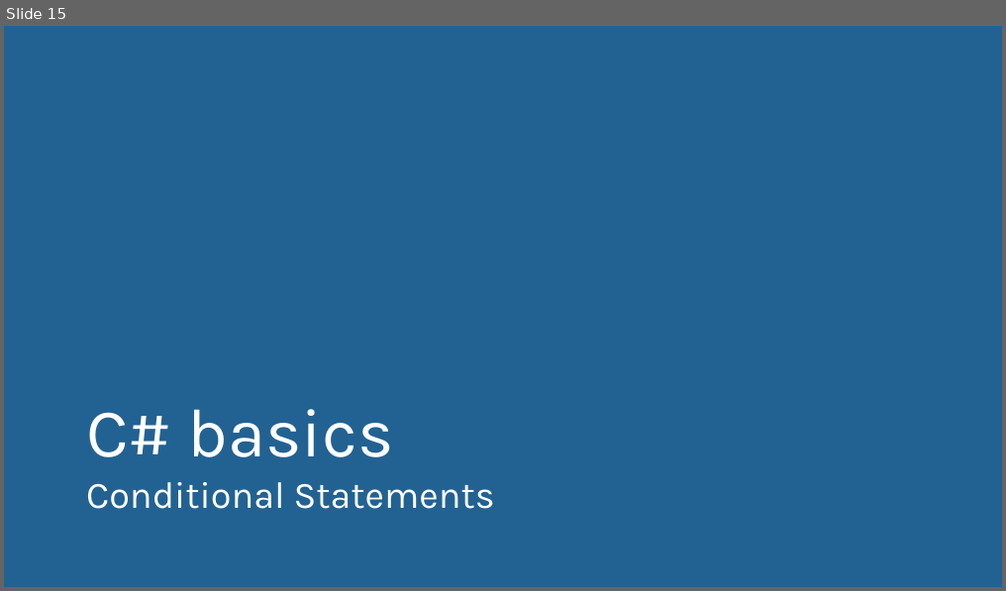
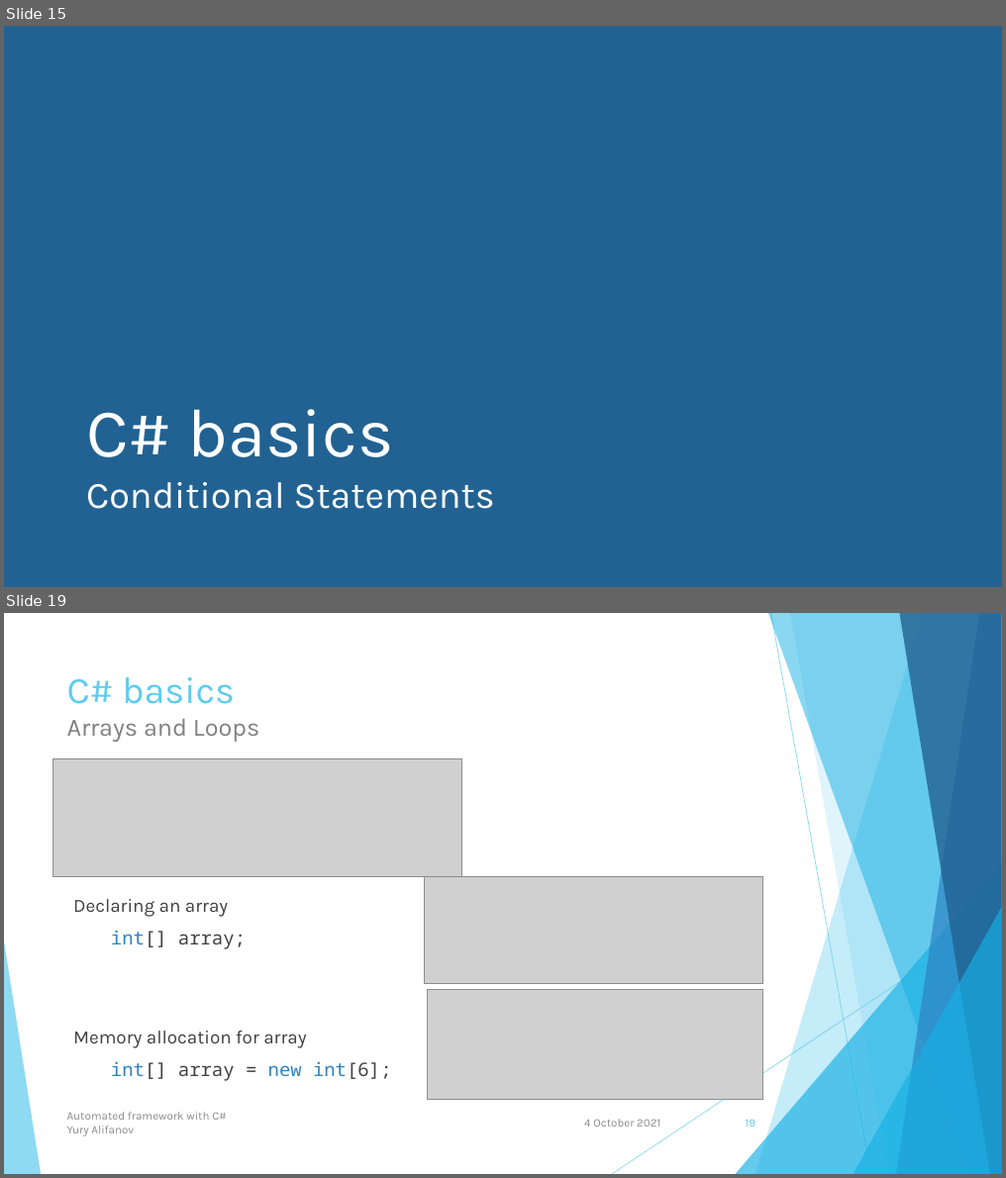
Before and after one commit to user-yalif/ITLeadersCourseAlifanov, a slide deck: Alifanov.ITLeadersCourse/Automated framework with C#.pptx. Shown one above the other, each under a label of ours: slide 15 before the commit, slides 15 and 19 after it; the slides between them are not shown. The pictures are 1006x591 and 1006x1178 pixels, drawn with LibreOffice and Linux fonts; fonts in the diff are those of the drawing; grey boxes stand for pictures. Boxes give left, top, right and bottom in pixels: in the first picture for what was removed or moved away, otherwise in the second. Text is boxed around its words. In the diff, an @@ line names an element or a change of style, - is before the commit and + after.

```diff
--- a/Alifanov.ITLeadersCourse/Automated framework with C#.pptx
+++ b/Alifanov.ITLeadersCourse/Automated framework with C#.pptx
@@ slide 19 added at <box>4,613,1002,1174</box>, background #FFFFFF; not listed: 10 template elements that a slide beside it also shows @@
@@ title added at <box>67,677,259,742</box>, 24 pt, text #808080 @@
+C# basics
+Arrays and Loops
@@ picture added at <box>53,759,461,876</box> @@
@@ picture added at <box>424,877,763,984</box> @@
@@ text added at <box>73,899,391,1081</box>, 18 pt, text #404040 @@
+Declaring an array
+int[] array;
+Memory allocation for array
+int[] array = new int[6];
@@ picture added at <box>428,990,763,1100</box> @@
@@ text added at <box>67,1112,226,1137</box>, 11 pt, text #8C8C8C @@
+Automated framework with C#
+Yury Alifanov
@@ text added at <box>584,1119,660,1127</box>, 11 pt, text #8C8C8C @@
+4 October 2021
@@ page number added at <box>746,1119,756,1127</box>, 11 pt, text #5FCBEF @@
+19
```
Also in this commit, not shown: 11 slides changed, 3 other slides added, 5 other files.
